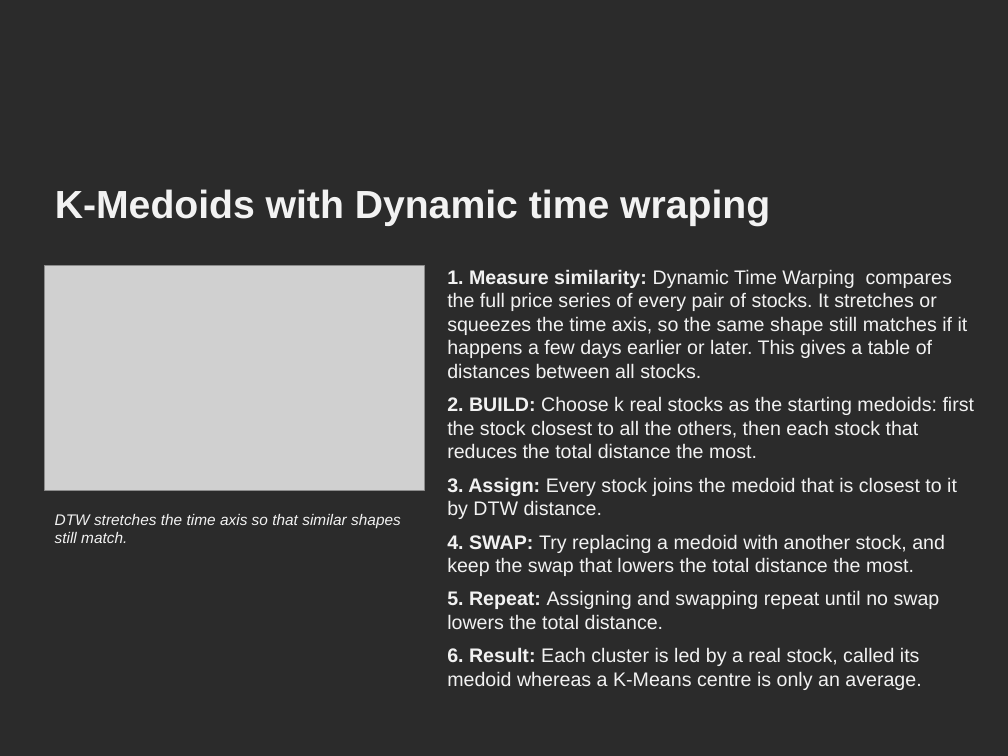
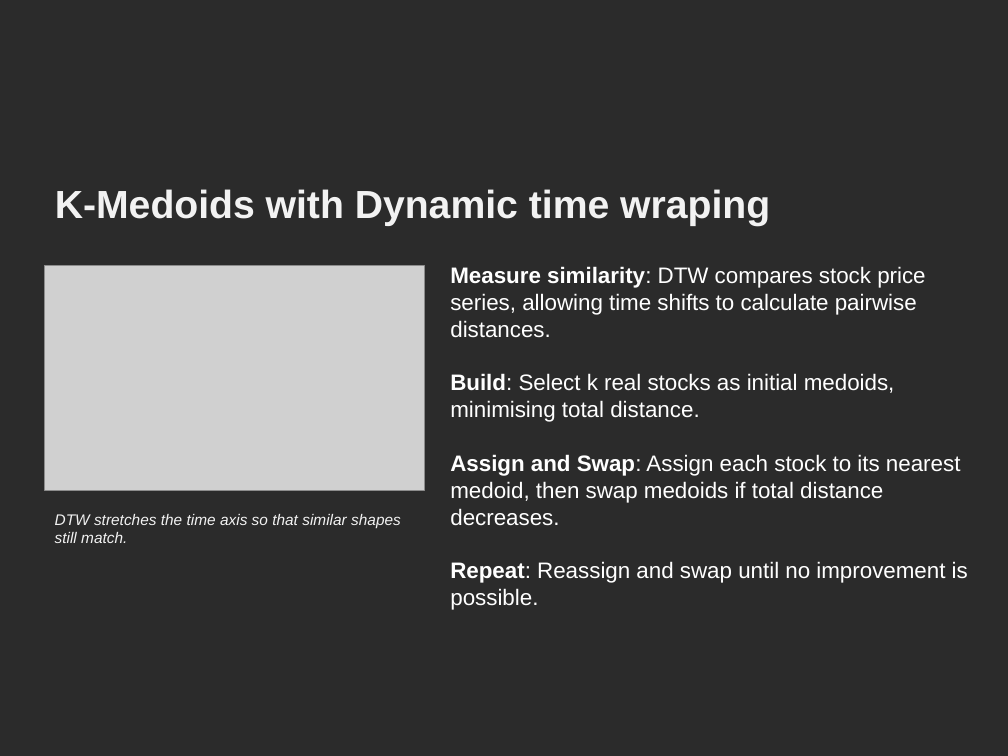
Before and after one commit to divyalakshmiram7-pixel/stockpricemovement, a slide deck: slide 6 of CSDI-14261808-am.pptx (slide 5 before the commit). Drawn at 1008x756 pixels with LibreOffice and Linux fonts; fonts in the diff are those of the drawing; grey boxes stand for pictures; background and template pictures are left out; a plain dark background stands for a picture behind light text. Boxes give left, top, right and bottom in pixels: in the first picture for what was removed or moved away, otherwise in the second. Text is boxed around its words. In the diff, an @@ line names an element or a change of style, - is before the commit and + after.

```diff
--- a/CSDI-14261808-am.pptx
+++ b/CSDI-14261808-am.pptx
@@ text at (x1=450, y1=266, x2=968, y2=610): text changed; size 14 to 16 pt; text colour #F2F2F2 to #FFFFFF @@
-1. Measure similarity: Dynamic Time Warping compares the full price series of every pair of stocks. It stretches or squeezes the time axis, so the same shape still matches if it happens a few days earlier or later. This gives a table of distances between all stocks.
-2. BUILD: Choose k real stocks as the starting medoids: first the stock closest to all the others, then each stock that reduces the total distance the most.
-3. Assign: Every stock joins the medoid that is closest to it by DTW distance.
-4. SWAP: Try replacing a medoid with another stock, and keep the swap that lowers the total distance the most.
-5. Repeat: Assigning and swapping repeat until no swap lowers the total distance.
-6. Result: Each cluster is led by a real stock, called its medoid whereas a K-Means centre is only an average.
+Measure similarity: DTW compares stock price series, allowing time shifts to calculate pairwise distances.
+Build: Select k real stocks as initial medoids, minimising total distance.
+Assign and Swap: Assign each stock to its nearest medoid, then swap medoids if total distance decreases.
+Repeat: Reassign and swap until no improvement is possible.
```
Also in this commit, not shown: 4 other slides changed, 4 slides added, 2 slides removed.
